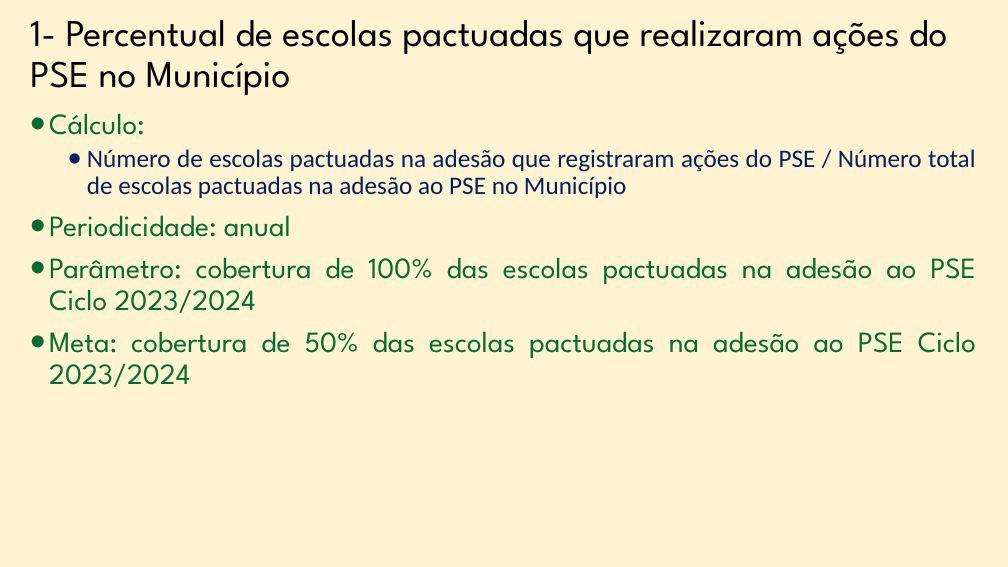
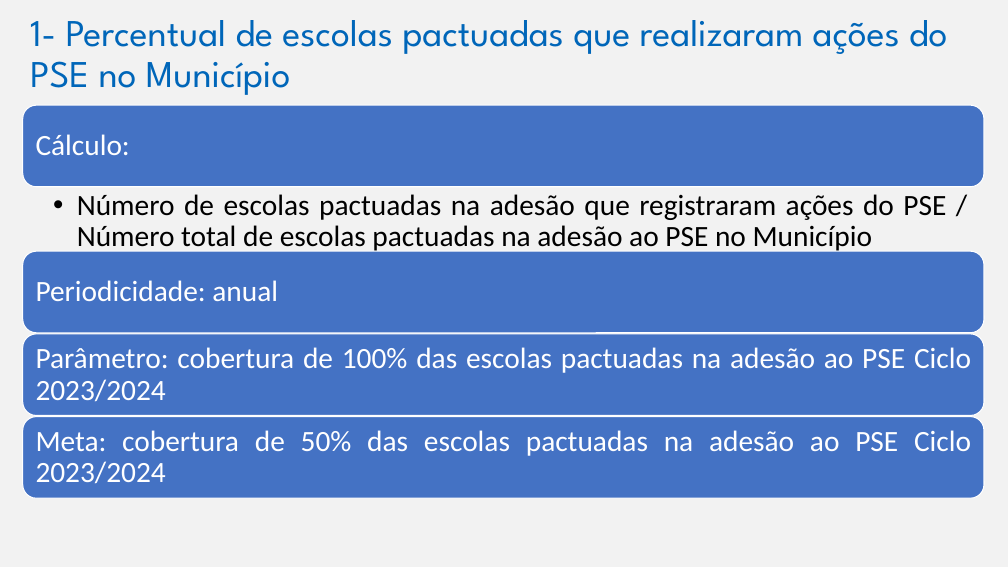
Before and after one commit to marfontenele2/MeusCursos, a slide deck: slide 11 of PSE.pptx (slide 6 before the commit). Drawn at 1008x567 pixels with LibreOffice and Linux fonts; fonts in the diff are those of the drawing; background and template pictures are left out. Boxes give left, top, right and bottom in pixels: in the first picture for what was removed or moved away, otherwise in the second. Text is boxed around its words. In the diff, an @@ line names an element or a change of style, - is before the commit and + after.

```diff
--- a/PSE.pptx
+++ b/PSE.pptx
@@ background #FFC000 at 18% opacity to #F2F2F2 @@
@@ title "1- Percentual de escolas pactuadas ..." at box(30, 20, 947, 95): text colour #000000 to #0066B9 @@
@@ text removed at box(49, 113, 976, 387) @@
-• Cálculo:
-  • Número de escolas pactuadas na adesão que registraram ações do PSE / Número total de escolas pactuadas na adesão ao PSE no Município
-• Periodicidade: anual
-• Parâmetro: cobertura de 100% das escolas pactuadas na adesão ao PSE Ciclo 2023/2024
-• Meta: cobertura de 50% das escolas pactuadas na adesão ao PSE Ciclo 2023/2024
@@ group added at box(23, 105, 985, 498): 5 texts, 4 rounded rectangles @@
+Cálculo:
+  • Número de escolas pactuadas na adesão que registraram ações do PSE / Número total de escolas pactuadas na adesão ao PSE no Município
+Periodicidade: anual
+Parâmetro: cobertura de 100% das escolas pactuadas na adesão ao PSE Ciclo 2023/2024
+Meta: cobertura de 50% das escolas pactuadas na adesão ao PSE Ciclo 2023/2024
```
Also in this commit, not shown: 20 other slides changed, 2 slides added, 1 slide removed, 1 other file.
